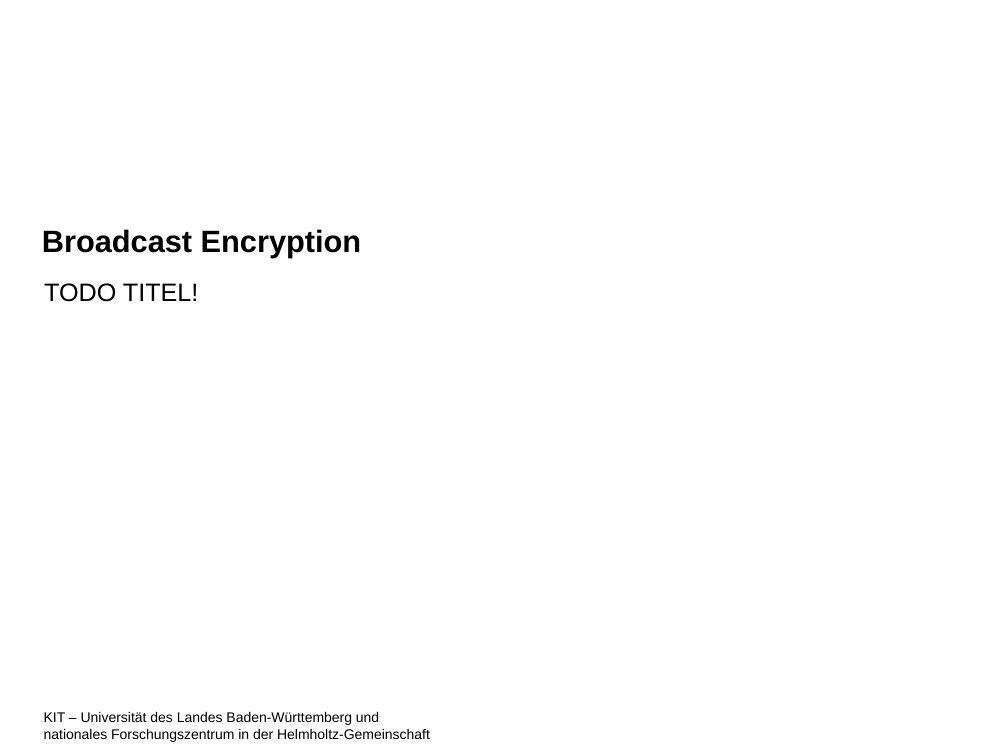
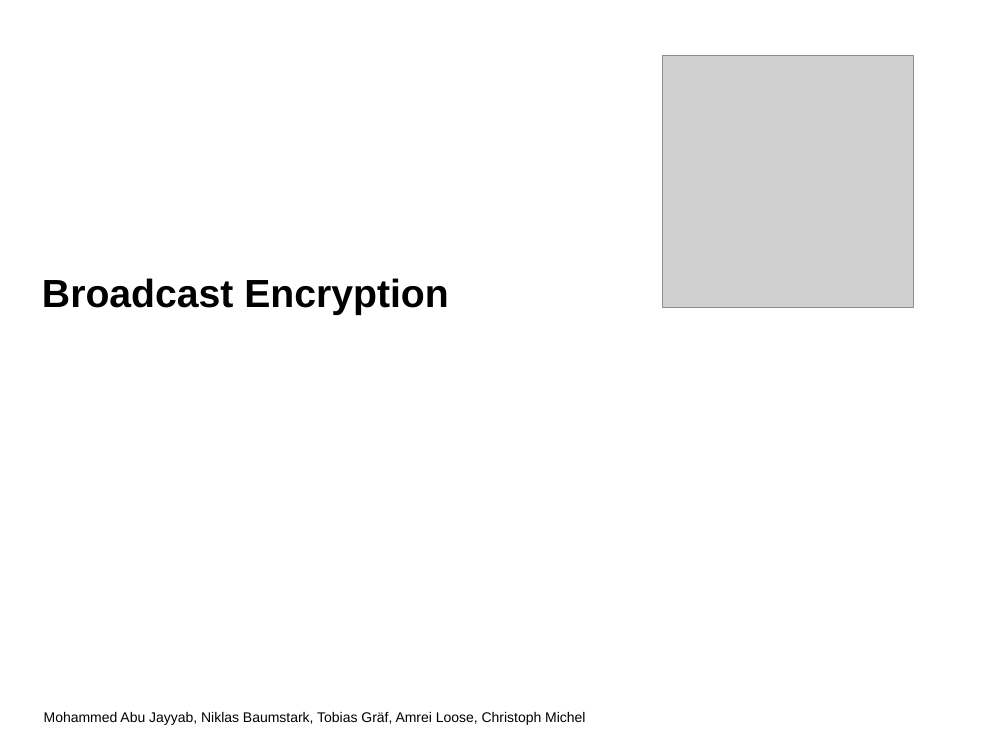
Before and after one commit to niklasb/pse-broadcast-encryption, a slide deck: slide 1 of praesentation/pse-abschluss.pptx (slide 2 before the commit). Drawn at 1008x756 pixels with LibreOffice and Linux fonts; fonts in the diff are those of the drawing; grey boxes stand for pictures; background and template pictures are left out. Boxes give left, top, right and bottom in pixels: in the first picture for what was removed or moved away, otherwise in the second. Text is boxed around its words. In the diff, an @@ line names an element or a change of style, - is before the commit and + after.

```diff
--- a/praesentation/pse-abschluss.pptx
+++ b/praesentation/pse-abschluss.pptx
@@ picture added at <box>662,55,913,307</box> @@
@@ title "Broadcast Encryption": place and size @@
-title "Broadcast Encryption" at <box>42,229,361,258</box>
+title "Broadcast Encryption" at <box>42,278,448,315</box>
@@ title "Broadcast Encryption" at <box>42,278,448,315</box>: size 22 to 28 pt @@
@@ subtitle removed at <box>44,283,199,302</box> @@
-TODO TITEL!
@@ text removed at <box>44,712,430,742</box> @@
-KIT – Universität des Landes Baden-Württemberg und
-nationales Forschungszentrum in der Helmholtz-Gemeinschaft
@@ text added at <box>44,712,585,725</box>, 10 pt, text #000000 @@
+Mohammed Abu Jayyab, Niklas Baumstark, Tobias Gräf, Amrei Loose, Christoph Michel
```
Also in this commit, not shown: 13 other slides changed, 9 slides added, 8 slides removed, 1 other file.
